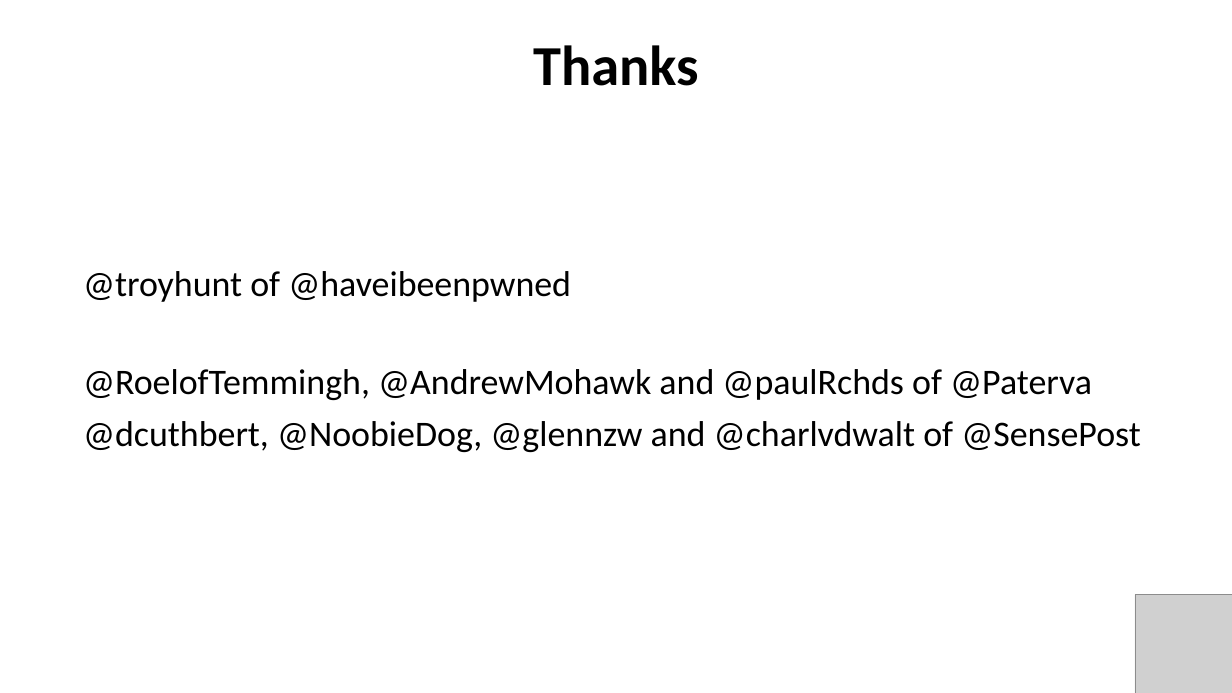
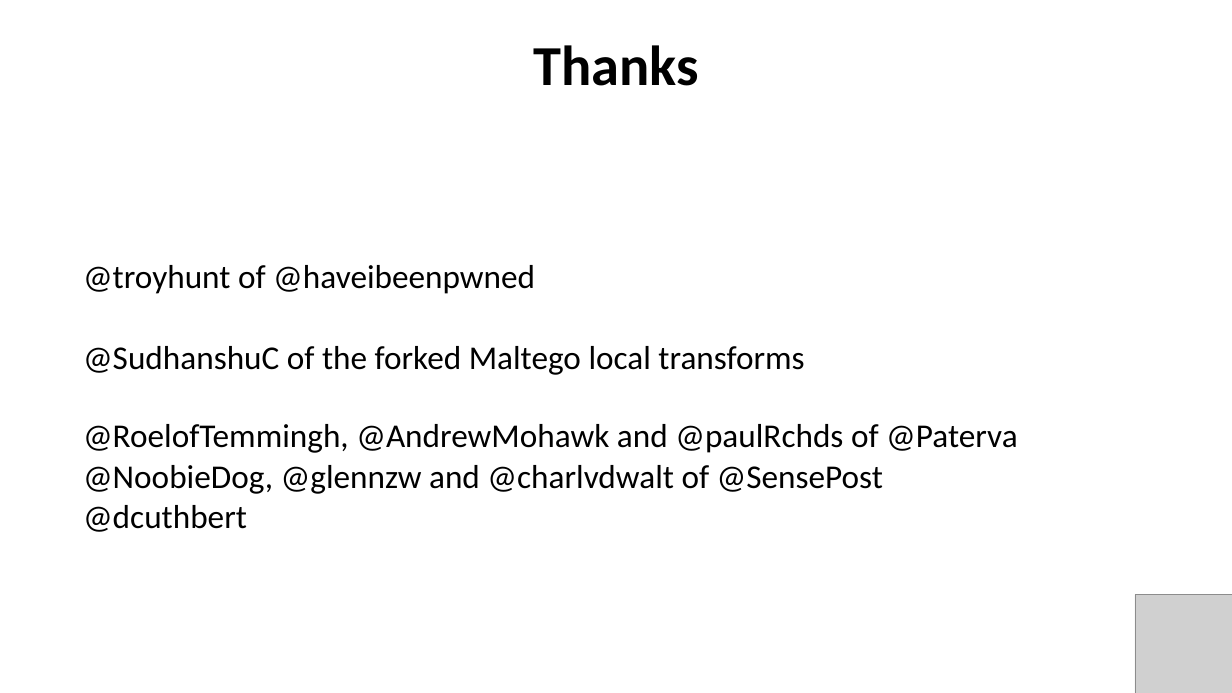
Before and after one commit to cmlh/Maltego-haveibeenpwned, a slide deck: slide 23 of Presentation/Maltego_haveibeenpwned-Presentation-Christian_Heinrich.pptx. Drawn at 1232x693 pixels with LibreOffice and Linux fonts; fonts in the diff are those of the drawing; grey boxes stand for pictures. Boxes give left, top, right and bottom in pixels: in the first picture for what was removed or moved away, otherwise in the second. Text is boxed around its words. In the diff, an @@ line names an element or a change of style, - is before the commit and + after.

Commit message:
Fix "Thanks" slide 23
Modify @dcuthbert
Add @SudhanshuC

```diff
--- a/Presentation/Maltego_haveibeenpwned-Presentation-Christian_Heinrich.pptx
+++ b/Presentation/Maltego_haveibeenpwned-Presentation-Christian_Heinrich.pptx
@@ text at bbox=[83, 265, 1018, 453]: size 28 to 25.9 pt in "@troyhunt of @haveibeenpwned", "@RoelofTemmingh, @AndrewMohawk and @paulRchds of @Paterva"; line spacing 0.9 to 0.7 @@
@@ text at bbox=[83, 346, 804, 375]: paragraph added @@
+@SudhanshuC of the forked Maltego local transforms
@@ text at bbox=[83, 465, 883, 532]: text changed; size 28 to 25.9 pt @@
-@dcuthbert, @NoobieDog, @glennzw and @charlvdwalt of @SensePost
+@NoobieDog, @glennzw and @charlvdwalt of @SensePost
+@dcuthbert
```
